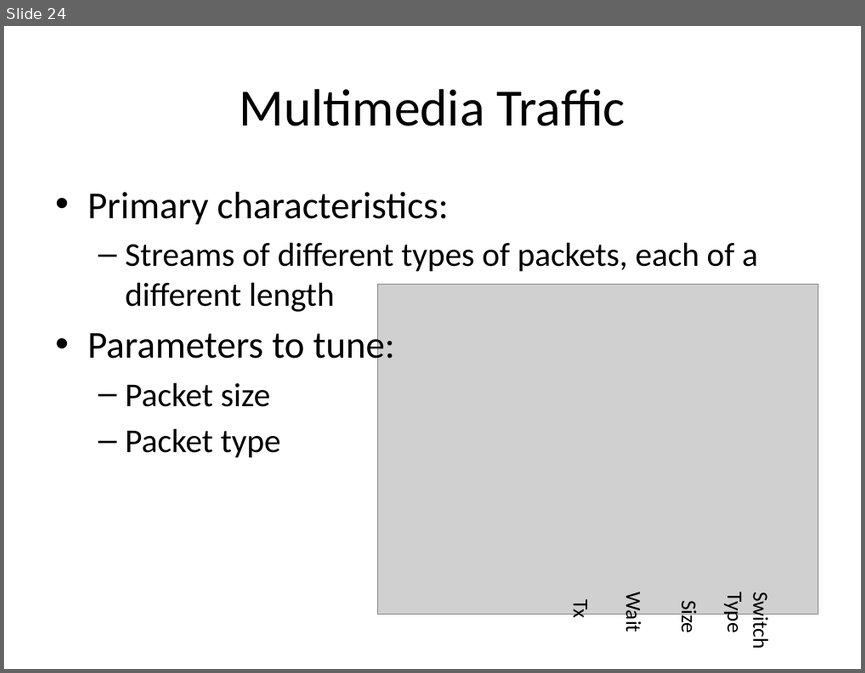
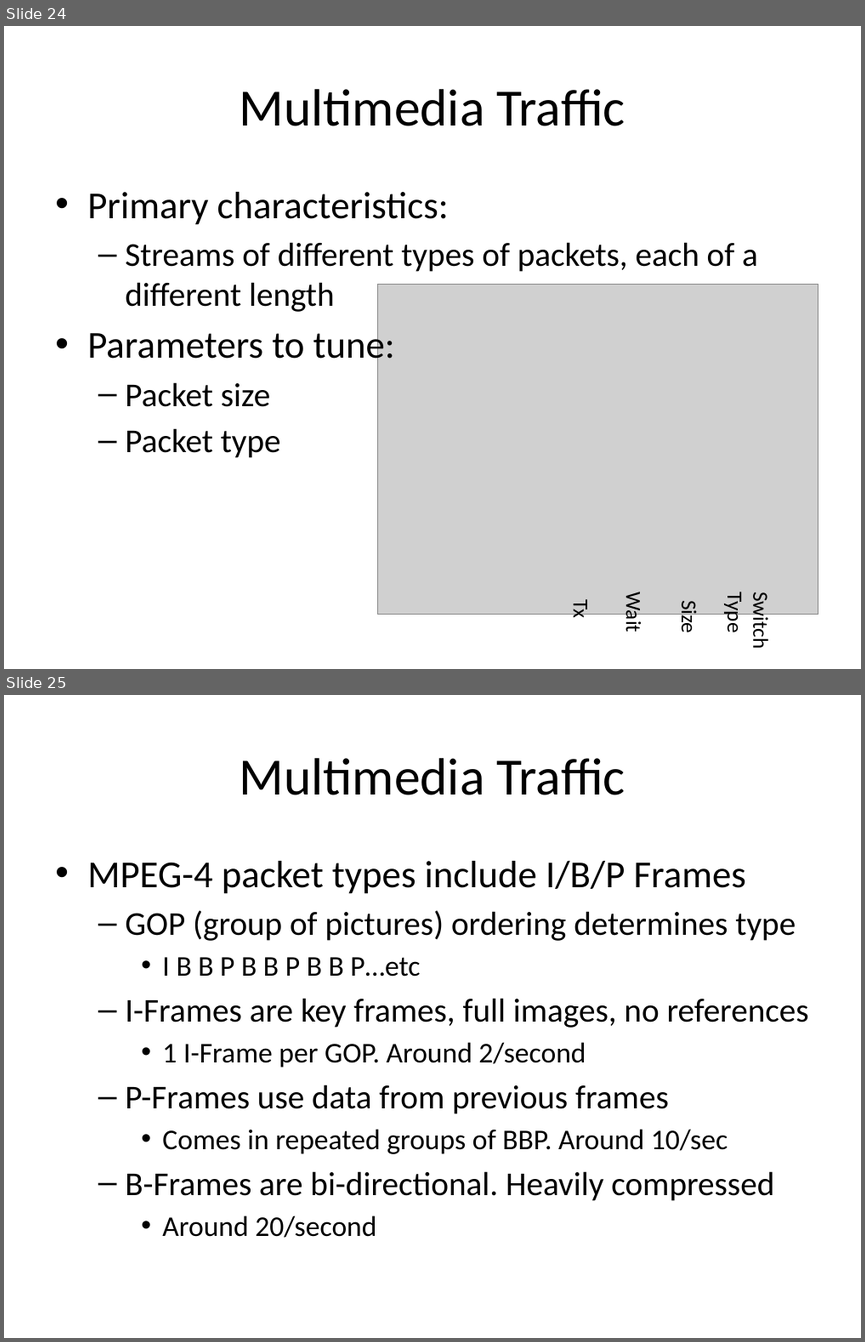
Before and after one commit to tamirh-uci/HeteroTrafficModels, a slide deck: presentation/slides.pptx. Shown one above the other, each under a label of ours: slide 24 before the commit, slides 24 and 25 after it. The pictures are 865x673 and 865x1342 pixels, drawn with LibreOffice and Linux fonts; fonts in the diff are those of the drawing; grey boxes stand for pictures. Boxes give left, top, right and bottom in pixels: in the first picture for what was removed or moved away, otherwise in the second. Text is boxed around its words. In the diff, an @@ line names an element or a change of style, - is before the commit and + after.

Commit message:
Adding in Multimedia slide

```diff
--- a/presentation/slides.pptx
+++ b/presentation/slides.pptx
@@ slide 25 added at bbox=[4, 695, 861, 1338], background #FFFFFF @@
@@ title added at bbox=[239, 758, 625, 795], 44 pt, text #000000 @@
+Multimedia Traffic
@@ text added at bbox=[87, 861, 809, 1237], 28 pt, text #000000 @@
+• MPEG-4 packet types include I/B/P Frames
+  – GOP (group of pictures) ordering determines type
+    • I B B P B B P B B P…etc
+  – I-Frames are key frames, full images, no references
+    • 1 I-Frame per GOP. Around 2/second
+  – P-Frames use data from previous frames
+    • Comes in repeated groups of BBP. Around 10/sec
+  – B-Frames are bi-directional. Heavily compressed
+    • Around 20/second
```
Also in this commit, not shown: 1 slide changed.
